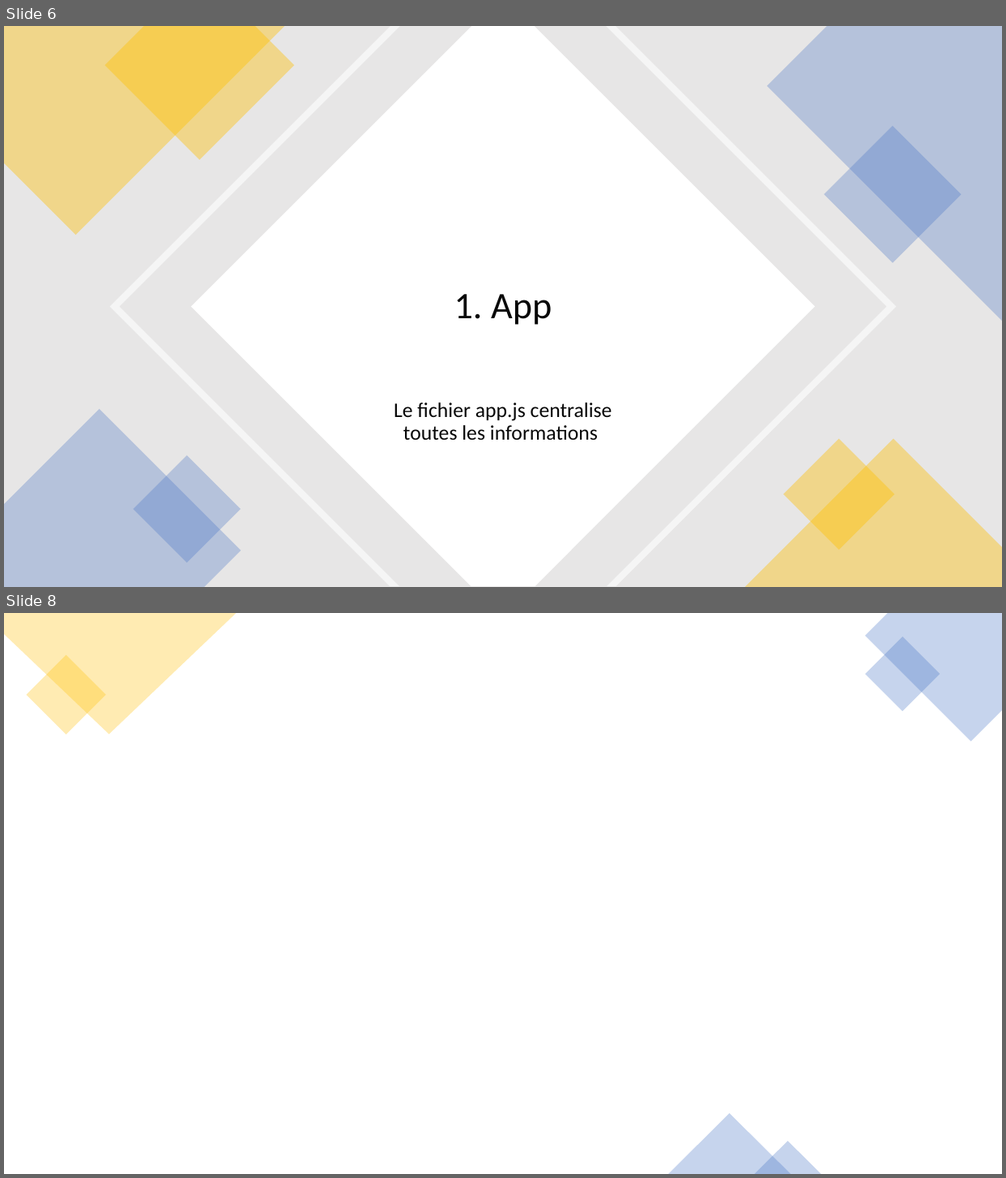
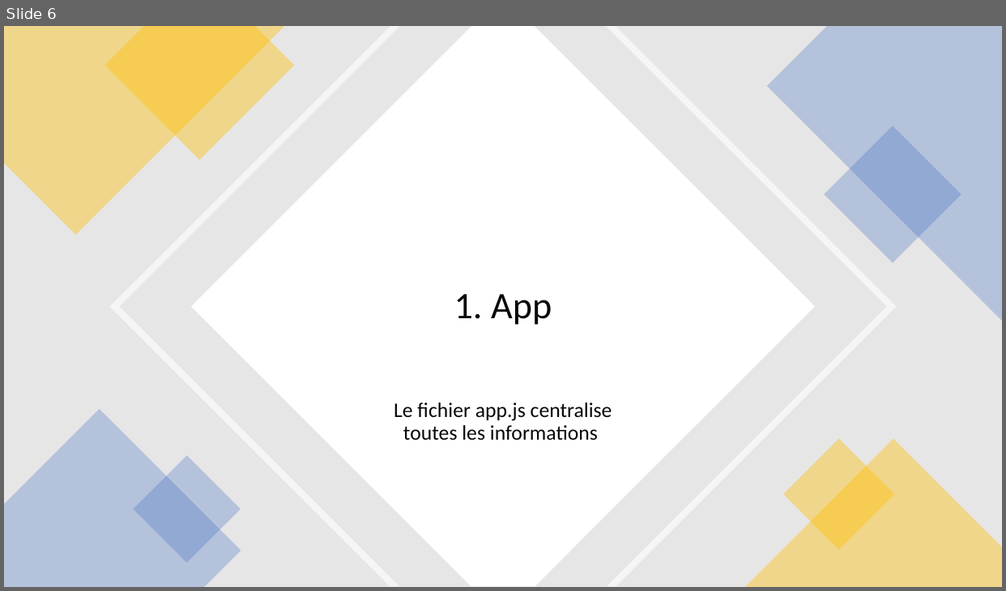
Before and after one commit to Nono-Le-Robot/TP06_Construisez_une_API, a slide deck: Ressources/Presentation P6.pptx. Shown one above the other, each under a label of ours: slides 6 and 8 before the commit, slide 6 after it; the slides between them are not shown. The pictures are 1006x1178 and 1006x591 pixels, drawn with LibreOffice and Linux fonts; fonts in the diff are those of the drawing. Boxes give left, top, right and bottom in pixels: in the first picture for what was removed or moved away, otherwise in the second. Text is boxed around its words. In the diff, an @@ line names an element or a change of style, - is before the commit and + after.

```diff
--- a/Ressources/Presentation P6.pptx
+++ b/Ressources/Presentation P6.pptx
@@ slide 8 removed at box(4, 613, 1002, 1174), background #FFFFFF @@
@@ freeform shape removed at box(4, 613, 236, 735) @@
@@ freeform shape removed at box(865, 613, 1002, 742) @@
@@ rectangle removed at box(865, 636, 940, 712) @@
@@ rectangle removed at box(26, 655, 105, 735) @@
@@ triangle removed at box(669, 1114, 791, 1174) @@
@@ triangle removed at box(755, 1142, 821, 1174) @@
```
Also in this commit, not shown: 8 slides changed, 9 slides added, 11 other slides removed, 6 other files.
